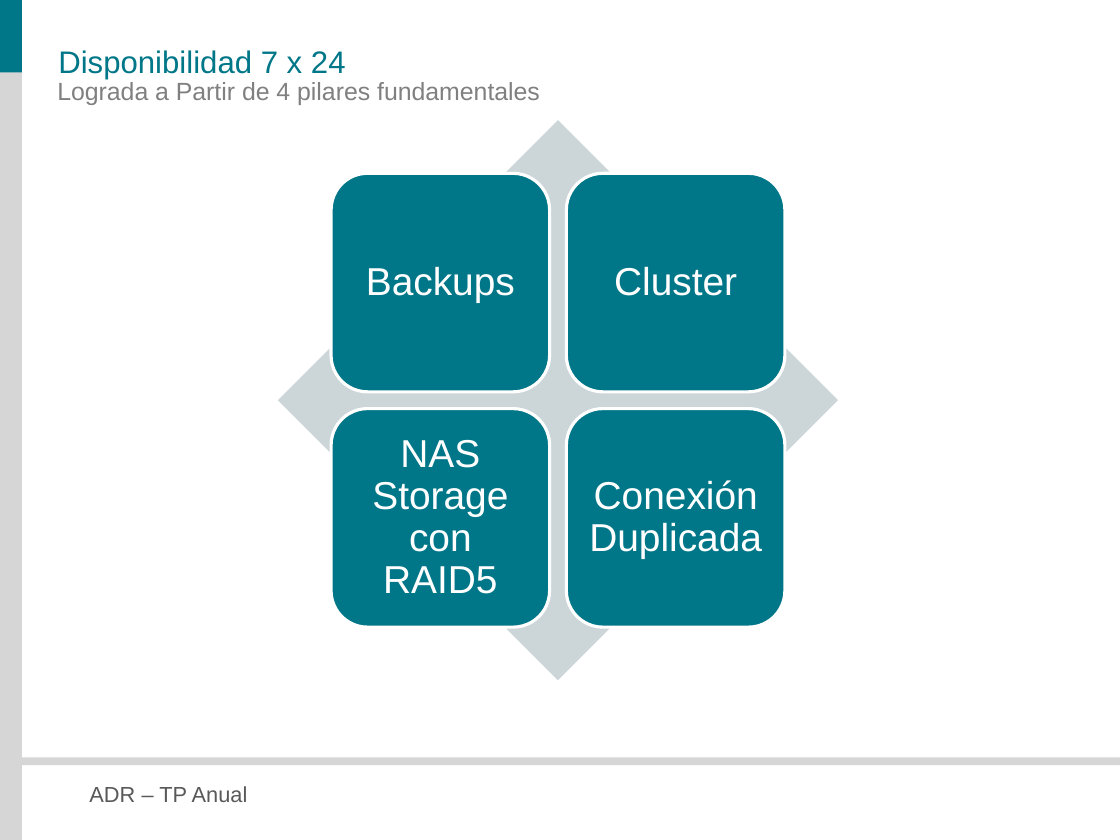
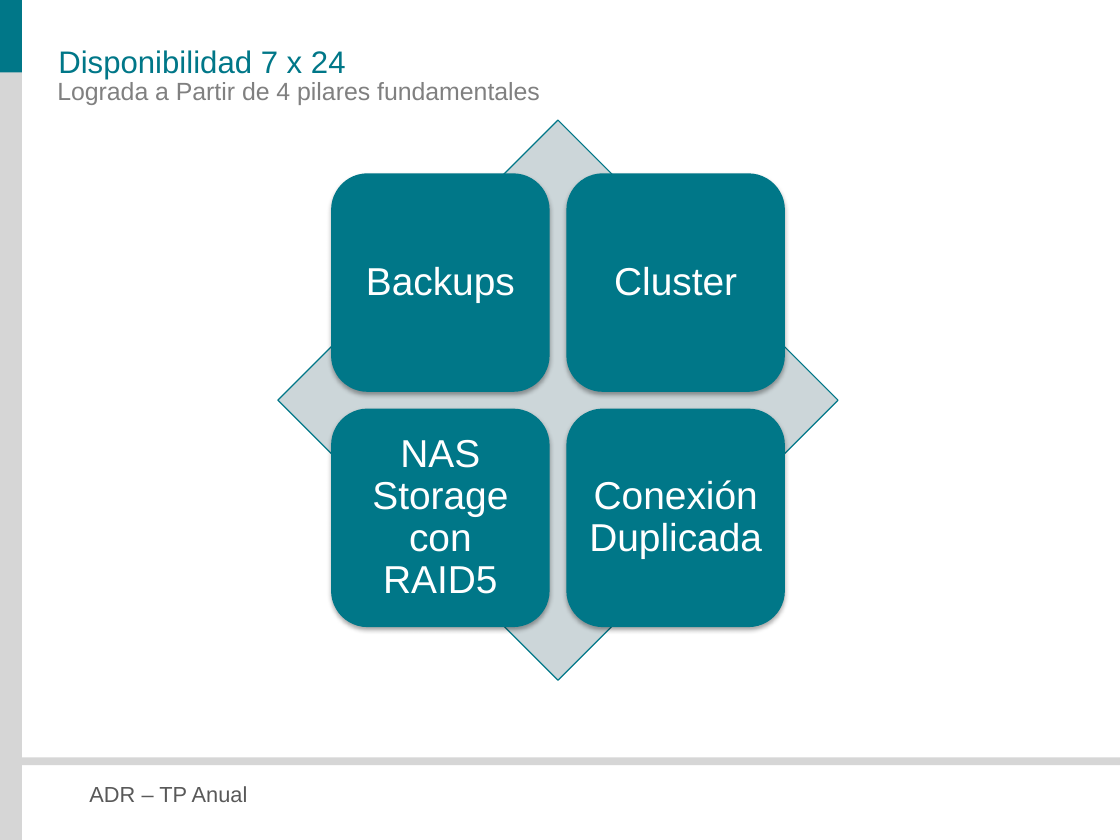
Before and after one commit to veritoreinoso/adr-2010, a slide deck: slide 16 of Presentacion.pptx (slide 15 before the commit). Drawn at 1120x840 pixels with LibreOffice and Linux fonts; fonts in the diff are those of the drawing. Boxes give left, top, right and bottom in pixels: in the first picture for what was removed or moved away, otherwise in the second. Text is boxed around its words. In the diff, an @@ line names an element or a change of style, - is before the commit and + after.

```diff
--- a/Presentacion.pptx
+++ b/Presentacion.pptx
@@ diamond at [278,120,838,680]: outline none to #007788 0.75 pt @@
@@ outline #FFFFFF 2 pt to none; shadow on in 4 elements at [332,174,550,392], [567,174,785,392], [332,409,550,627], [567,409,785,627] @@
```
Also in this commit, not shown: 9 other slides changed, 3 slides added, 1 slide removed.
